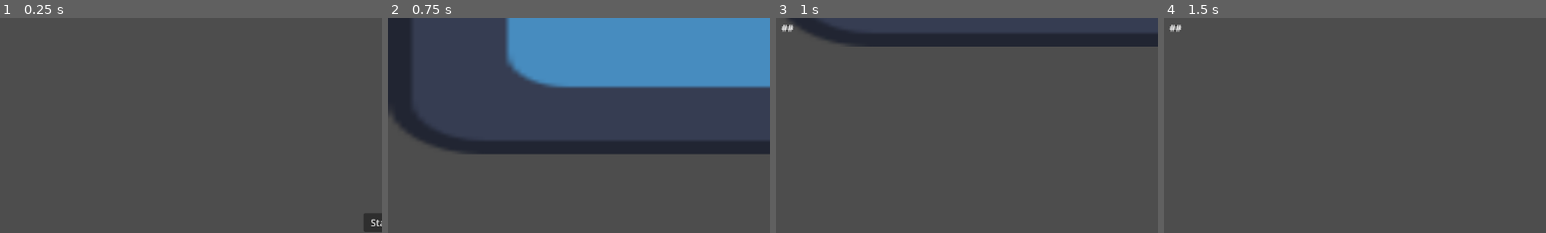
Above: before the commit, frames 1-4 (left to right).
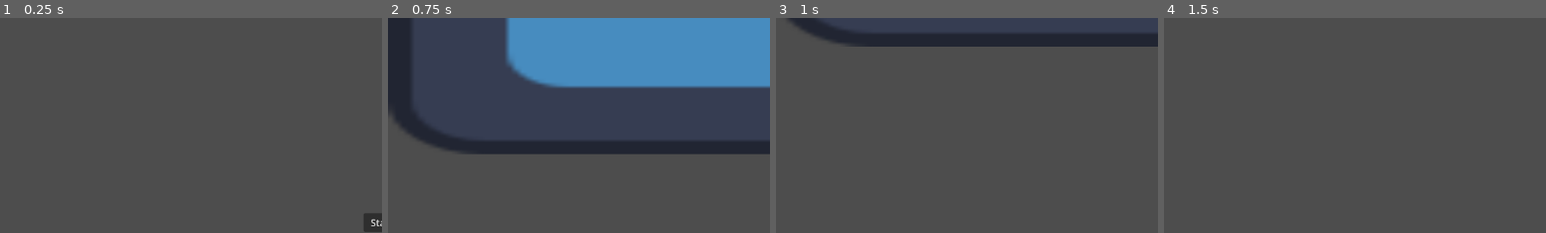
Above: after the commit, the same moments.

Repository: guimafelipe/hidenseek
Game: Godot game, scene res://Scenes/main_menu.tscn
Two runs of this game, one before a commit and one after it. Both use one fixed random seed, a clock stepped at 60 frames per second and the inputs below. The engine's default icon, where the game draws it, is replaced by a stand-in: a white triangle on a blue panel in a dark square.
Inputs (mouse positions are % of the whole screen's width and height, from its top left):
- Up to frame 1 (0.25 s): no input
- Up to frame 2 (0.75 s): click "Start" at 0.5 s
- Up to frame 3 (1 s): no input
- Up to frame 4 (1.5 s): move the mouse to (72, 45) at 1.27 s; click (72, 45) at 1.35 s
The pictures show only the part of the screen within x 0-50%, y 0-50%; the shares and areas given below are measured in that part.

Frames 1-2 are identical in both runs. In frame 3, less than 0.1% of the frame differs, in the area x 1-5%, y 3-7%; in frame 4, less than 0.1%.

Commit message:
more fixes and auto level system

Diff:
--- /dev/null
+++ b/Scenes/Levels/level_1.tscn
@@ -0,0 +1,17 @@
+[gd_scene format=3 uid="uid://br085uu2we43m"]
+
+[ext_resource type="Script" uid="uid://c1qsu2nl24ytx" path="res://Scenes/level_manager.gd" id="1_tlcug"]
+[ext_resource type="PackedScene" uid="uid://brr661jipartu" path="res://Scenes/devil.tscn" id="2_3mqfk"]
+[ext_resource type="PackedScene" uid="uid://c8ddiwpd14si8" path="res://Scenes/eyes_animation.tscn" id="3_iixi8"]
+[ext_resource type="PackedScene" uid="uid://bddcmhodlbpoe" path="res://Scenes/devil_animation.tscn" id="4_iixi8"]
+
+[node name="Level1" type="Node2D" unique_id=1446416100]
+script = ExtResource("1_tlcug")
+metadata/_custom_type_script = "uid://c1qsu2nl24ytx"
+
+[node name="Devil" parent="." unique_id=1994970345 instance=ExtResource("2_3mqfk")]
+position = Vector2(122, 436)
+
+[node name="EyesAnimation" parent="." unique_id=2136002833 instance=ExtResource("3_iixi8")]
+
+[node name="DevilAnimation" parent="." unique_id=107483872 instance=ExtResource("4_iixi8")]
--- /dev/null
+++ b/Scenes/Levels/level_2.tscn
@@ -0,0 +1,17 @@
+[gd_scene format=3 uid="uid://eqo4dwyveaf3"]
+
+[ext_resource type="Script" uid="uid://c1qsu2nl24ytx" path="res://Scenes/level_manager.gd" id="1_w2ac1"]
+[ext_resource type="PackedScene" uid="uid://brr661jipartu" path="res://Scenes/devil.tscn" id="2_ovj6s"]
+[ext_resource type="PackedScene" uid="uid://c8ddiwpd14si8" path="res://Scenes/eyes_animation.tscn" id="3_8qsmg"]
+[ext_resource type="PackedScene" uid="uid://bddcmhodlbpoe" path="res://Scenes/devil_animation.tscn" id="4_fphuk"]
+
+[node name="Level2" type="Node2D" unique_id=1446416100]
+script = ExtResource("1_w2ac1")
+metadata/_custom_type_script = "uid://c1qsu2nl24ytx"
+
+[node name="Devil" parent="." unique_id=1994970345 instance=ExtResource("2_ovj6s")]
+position = Vector2(153, 62)
+
+[node name="EyesAnimation" parent="." unique_id=2136002833 instance=ExtResource("3_8qsmg")]
+
+[node name="DevilAnimation" parent="." unique_id=107483872 instance=ExtResource("4_fphuk")]
--- /dev/null
+++ b/Scenes/devil_animation.tscn
@@ -0,0 +1,7 @@
+[gd_scene format=3 uid="uid://bddcmhodlbpoe"]
+
+[ext_resource type="Texture2D" uid="uid://c6cmnvhrgoc0i" path="res://icon.svg" id="1_bx2p5"]
+
+[node name="DevilAnimation" type="Sprite2D" unique_id=107483872]
+scale = Vector2(2, 2)
+texture = ExtResource("1_bx2p5")
--- a/Scenes/level.tscn
+++ b/Scenes/level.tscn
@@ -1,28 +1,19 @@
 [gd_scene format=3 uid="uid://dexe21ystudex"]
 
 [ext_resource type="Script" uid="uid://c1qsu2nl24ytx" path="res://Scenes/level_manager.gd" id="1_81xng"]
-[ext_resource type="Texture2D" uid="uid://c6cmnvhrgoc0i" path="res://icon.svg" id="2_k5f4k"]
 [ext_resource type="PackedScene" uid="uid://brr661jipartu" path="res://Scenes/devil.tscn" id="2_wqkje"]
 [ext_resource type="PackedScene" uid="uid://c8ddiwpd14si8" path="res://Scenes/eyes_animation.tscn" id="3_6phgx"]
+[ext_resource type="PackedScene" uid="uid://bddcmhodlbpoe" path="res://Scenes/devil_animation.tscn" id="3_81xng"]
 
 [node name="Level" type="Node2D" unique_id=1649889972]
 script = ExtResource("1_81xng")
-
-[node name="LvlNumber" type="Label" parent="." unique_id=915576122]
-offset_left = 9.0
-offset_top = 5.0
-offset_right = 49.0
-offset_bottom = 28.0
-text = "##"
 
 [node name="Background" type="Sprite2D" parent="." unique_id=271692418]
 
 [node name="Devil" parent="." unique_id=1994970345 instance=ExtResource("2_wqkje")]
 position = Vector2(674, 335)
 
+[node name="DevilAnimation" parent="." unique_id=107483872 instance=ExtResource("3_81xng")]
+position = Vector2(640, 887)
+
 [node name="EyesAnimation" parent="." unique_id=2136002833 instance=ExtResource("3_6phgx")]
-
-[node name="DevilAnimation" type="Sprite2D" parent="." unique_id=441030725]
-position = Vector2(640, 887)
-scale = Vector2(2, 2)
-texture = ExtResource("2_k5f4k")
--- a/Scenes/level_manager.gd
+++ b/Scenes/level_manager.gd
@@ -1,4 +1,5 @@
 extends Node2D
+class_name LevelBase
 
 var waiting_for_next: bool = false
 
@@ -21,10 +22,10 @@
 	if event.is_action("mouse_click"):
 		go_next()
 
-# Called when the node enters the scene tree for the first time.
 func _ready() -> void:
 	$Devil.found.connect(devil_found)
-
-# Called every frame. 'delta' is the elapsed time since the previous frame.
-func _process(delta: float) -> void:
-	pass
+	var viewport_rect := get_viewport_rect()
+	var vertical_offset = viewport_rect.size.y + $DevilAnimation.texture.get_height()
+	$DevilAnimation.global_position = Vector2(viewport_rect.get_center().x, vertical_offset)
+	var current_level := self.name.substr(6).to_int() # Level#, we want only the number
+	GameProgressManager.current_level = current_level
--- a/game_progress_manager.gd
+++ b/game_progress_manager.gd
@@ -1,14 +1,15 @@
 extends Node
 
 var current_level : int
-const MAX_LEVEL = 6
+var max_level_reached: int = 0
+var last_level : int
 
+func set_current_level(level: int) -> void:
+	current_level = level
+	max_level_reached = max(max_level_reached, level)
 
 # Called when the node enters the scene tree for the first time.
 func _ready() -> void:
-	pass # Replace with function body.
-
-
-# Called every frame. 'delta' is the elapsed time since the previous frame.
-func _process(delta: float) -> void:
-	pass
+	var levels = ResourceLoader.list_directory("res://Scenes/Levels")
+	last_level = levels.size()
+	current_level = 1
